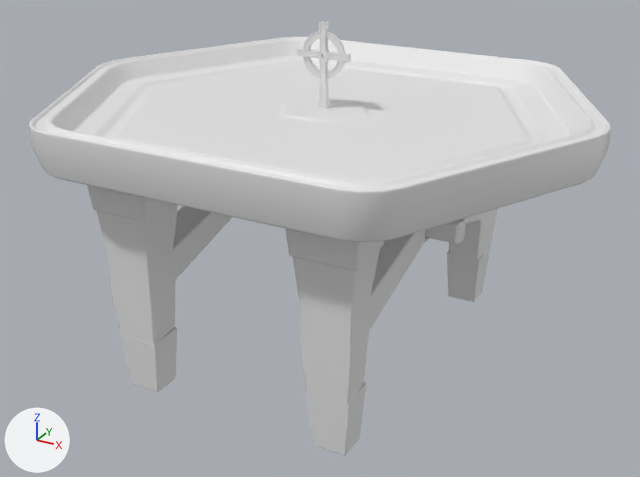
Before and after pictures for a commit that changed the Blender file Blender Productions/Table.blend.
Rendered twice from a camera (50 mm lens) standing at (2.31, -4.23, 1.4) and looking at (0.04, -0.11, -0.67). Lighting does not change. The marker at lower left points along +X, +Y and +Z.
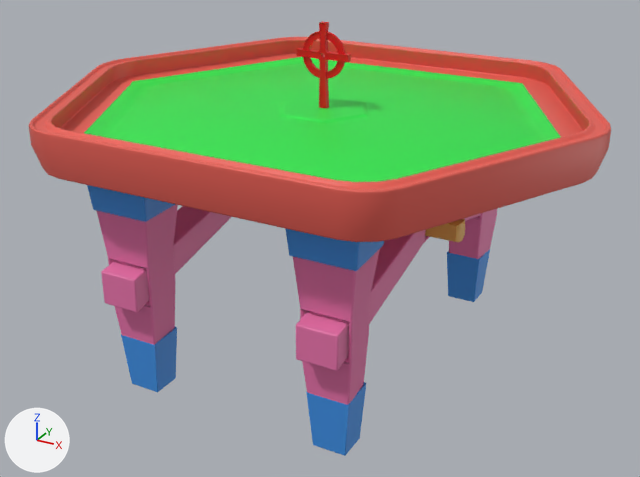
Changed parts and their boxes [x1, y1, x2, y2] in the pictures (640 x 477 px; the box of a moved part takes in the faces that stretch with it):
'Cube', recoloured, reshaped
    both: [29, 37, 611, 242]
'Cube.001', recoloured, reshaped
    both: [96, 204, 497, 405]
'Cube.005', added (pink)
    after: [101, 206, 481, 371]
'Cube.003', recoloured (white to blue)
    both: [121, 250, 490, 456]
'Cube.004', recoloured (white to blue)
    both: [87, 185, 384, 271]
'Circle', recoloured (white to red)
    both: [297, 22, 351, 109]
'Cube.002', recoloured
    both: [425, 218, 465, 244]
part 1 of me_cube, moved or reshaped
    before: [52, 40, 589, 182]
    after: [51, 40, 589, 182]
part 2 of me_cube, recoloured (white to green)
    both: [115, 63, 528, 182]
part 3 of me_cube_001, moved or reshaped
    before: [173, 206, 482, 330]
    after: [108, 215, 481, 365]

The change, as a diff of the scene's bpy script:
```diff
--- a/Blender Productions/Table.blend.py
+++ b/Blender Productions/Table.blend.py
@@ mat_table_surface @@
 mat_table_surface = principled_material('Table Surface')
-mat_table_surface.base_color = (0.8, 0.8, 0.8)  # white #e7e7e7
+mat_table_surface.base_color = (0.8, 0.116, 0.0895)  # red #e76054
@@ mat_wooden_legs @@
 mat_wooden_legs = principled_material('Wooden Legs')
-mat_wooden_legs.base_color = (0.8, 0.8, 0.8)  # white #e7e7e7
+mat_wooden_legs.base_color = (0.8, 0.17, 0.402)  # pink #e773aa
@@ mat_cross @@
 mat_cross = principled_material('Cross')
-mat_cross.base_color = (0.8, 0.8, 0.8)  # white #e7e7e7
+mat_cross.base_color = (0.8, 0.0, 0.00596)  # red #e70012
@@ mat_metal_bars @@
 mat_metal_bars = principled_material('Metal Bars')
-mat_metal_bars.base_color = (0.8, 0.8, 0.8)  # white #e7e7e7
+mat_metal_bars.base_color = (0.0482, 0.289, 0.8)  # blue #3e92e7
@@ mat_wooden_bar @@
 mat_wooden_bar = principled_material('Wooden Bar')
-mat_wooden_bar.base_color = (0.8, 0.8, 0.8)  # white #e7e7e7
+mat_wooden_bar.base_color = (0.8, 0.436, 0.0866)  # orange #e7b053
@@ mat_table_cloth @@
+mat_table_cloth = principled_material('Table Cloth')
+mat_table_cloth.base_color = (0.0235, 0.8, 0.0717)  # green #2ae74c
@@ me_cube @@
 me_cube.from_pydata(...)  # 307 vertices, 313 faces; spans x -1.55..1.55, y -1.32..1.32, z -0.15..0.17
 # used by ob_cube; location = (0.0, 0.0, 0.0)
+# me_cube part 1: 48 of 307 vertices moved; they spanned x -1.37..1.37, y -1.18..1.18, z 0.05..0.07 and now span x -1.46..1.46, y -1.26..1.26, z 0.05..0.07; mean shift (0.0, 0.0, 0.0); largest move (-0.85, -1.12, 0.07) -> (-0.9, -1.19, 0.07)
+# me_cube part 2: all 36 faces centred in x -1.0..1.0, y -1.05..1.05, z 0.05..0.08 switch from mat_table_surface (white #e7e7e7) to mat_table_cloth (green #2ae74c)
@@ me_cube_001 @@
 # used by ob_cube_001; location = (0.0, 0.0, 0.0)
-me_cube_001.from_pydata(...)  # 144 vertices, 144 faces; spans x -0.77..0.77, y -1.1..1.1, z -1.36..-0.01
+me_cube_001.from_pydata(...)  # 128 vertices, 128 faces; spans x -0.77..0.77, y -1.1..1.1, z -1.36..-0.01
+# me_cube_001 part 3: 48 vertices removed from x -0.67..0.67, y -0.09..0.09, z -0.58..-0.41; 32 vertices added at x -0.7..0.7, y -1.06..1.06, z -0.79..-0.58
 me_cube_001.materials.append(mat_wooden_legs)
@@ me_cube_002 @@
+me_cube_002.from_pydata(...)  # 32 vertices, 32 faces; spans x 0.47..0.7, y -1.14..1.14, z -0.8..-0.41
+me_cube_002.polygons.foreach_set('use_smooth', [True] * 32)
+me_cube_002.materials.append(mat_wooden_legs)  # pink #e773aa
@@ ob_cube_005 @@
+ob_cube_005 = bpy.data.objects.new('Cube.005', me_cube_002)
+ob_cube_005.location = (0.0, 0.0, 0.0)
+_m = ob_cube_005.modifiers.new('Bevel', 'BEVEL')
+_m.width = 0.016
+_m.width_pct = 0.016
+_m.segments = 3
+_m = ob_cube_005.modifiers.new('Mirror', 'MIRROR')
```
